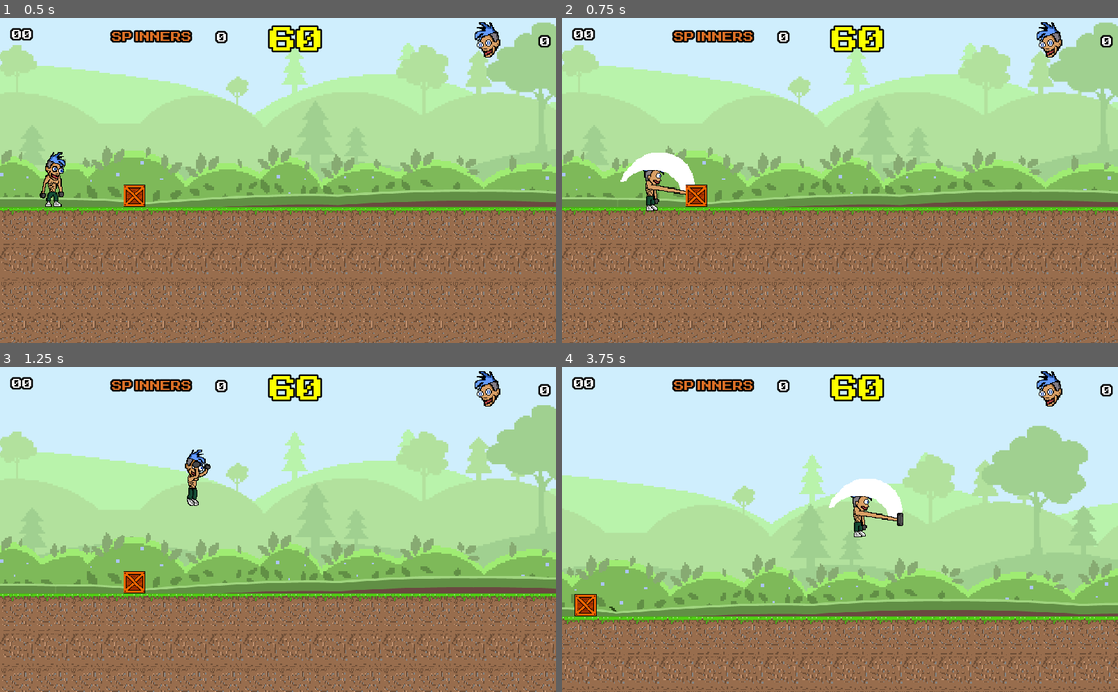
Above: before the commit, frames 1-4 (two rows, left to right).
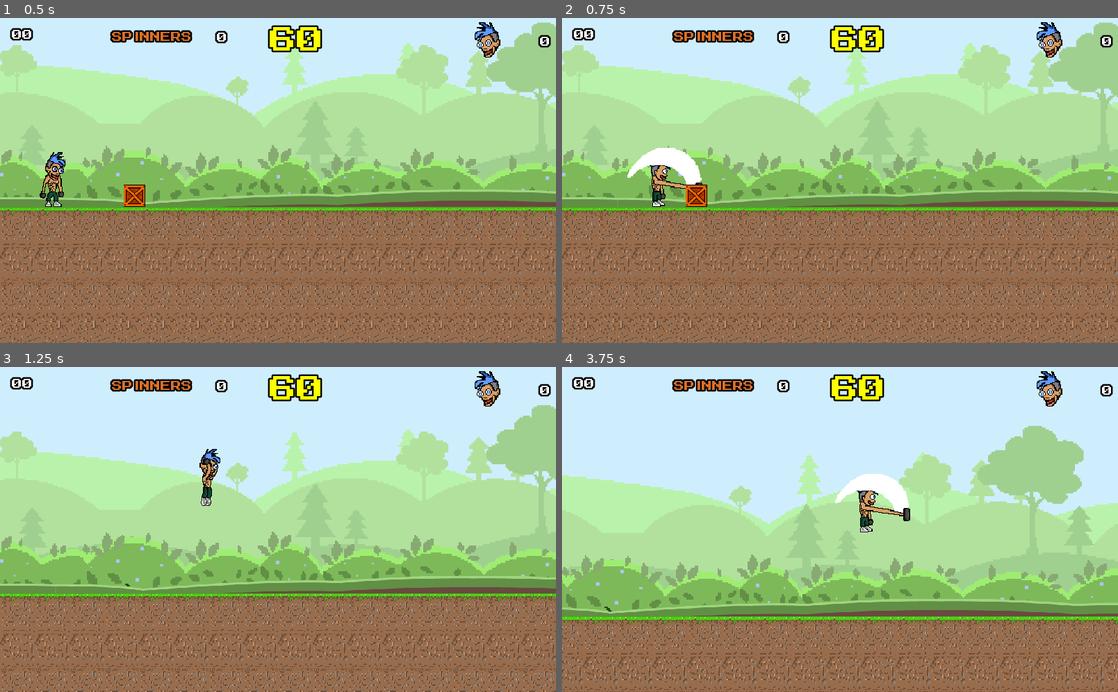
Above: after the commit, the same moments.

Repository: arthur-timoteo/defiant-eyes_game
Game: Godot game, scene res://fases/cena_fase01.tscn
Two runs of this game, one before a commit and one after it. Both use one fixed random seed, a clock stepped at 60 frames per second and the inputs below. This scene is started directly instead of the project's main scene. Sound files missing from this copy of the repository are replaced by a short silence.
Inputs:
- Up to frame 1 (0.5 s): no input
- Up to frame 2 (0.75 s): hold Right (ui_right) from 0.53 s (still down); tap D (ui_atq_marreta) at 0.6 s
- Up to frame 3 (1.25 s): keep holding Right (ui_right); tap Up (ui_up) at 0.77 s
- Up to frame 4 (3.75 s): tap D (ui_atq_marreta) every 0.75 s from 1.35 to 3.6 s; tap Up (ui_up) at 1.52, 3.02 s; release Right (ui_right) at 2.03 s; hold Left (ui_left) 2.03-2.78 s; hold Right (ui_right) from 2.78 s (still down)

Frame 1 is identical in both runs. In frame 2, 0.9% of the frame differs, in the area x 10-26%, y 39-60%; in frame 3, 1.0%; in frame 4, 15%, in the area x 0-100%, y 18-100%.

Commit message:
Character code and animation asjustments

Diff:
--- a/componentes/personagem.tscn
+++ b/componentes/personagem.tscn
@@ -52,6 +52,30 @@
 "update": 1,
 "values": [ Rect2( 136, 361, 38, 66 ), Rect2( 242, 361, 53, 66 ), Rect2( 363, 355, 92, 72 ), Rect2( 511, 365, 35, 62 ), Rect2( 632, 365, 28, 62 ) ]
 }
+tracks/1/type = "value"
+tracks/1/path = NodePath("Sprite:position")
+tracks/1/interp = 1
+tracks/1/loop_wrap = true
+tracks/1/imported = false
+tracks/1/enabled = true
+tracks/1/keys = {
+"times": PoolRealArray( 0, 0.05, 0.1, 0.2, 0.3 ),
+"transitions": PoolRealArray( 1, 1, 1, 1, 1 ),
+"update": 1,
+"values": [ Vector2( -3.97874, 0.0940902 ), Vector2( -11.5059, 0.0511367 ), Vector2( 8.11586, -3.17795 ), Vector2( 6.48846, 1.86798 ), Vector2( 3.08242, 1.91423 ) ]
+}
+tracks/2/type = "value"
+tracks/2/path = NodePath("CaixaAtaquePivo/AtaqueMarreta/CollisionShape2D:disabled")
+tracks/2/interp = 1
+tracks/2/loop_wrap = true
+tracks/2/imported = false
+tracks/2/enabled = true
+tracks/2/keys = {
+"times": PoolRealArray( 0.1, 0.2 ),
+"transitions": PoolRealArray( 1, 1 ),
+"update": 1,
+"values": [ false, true ]
+}
 
 [sub_resource type="Animation" id=4]
 resource_name = "ataque_spinner"
@@ -69,6 +93,18 @@
 "update": 1,
 "values": [ Rect2( 135, 509, 38, 66 ), Rect2( 269, 513, 37, 62 ), Rect2( 390, 513, 46, 62 ), Rect2( 510, 513, 52, 62 ) ]
 }
+tracks/1/type = "value"
+tracks/1/path = NodePath("Sprite:position")
+tracks/1/interp = 1
+tracks/1/loop_wrap = true
+tracks/1/imported = false
+tracks/1/enabled = true
+tracks/1/keys = {
+"times": PoolRealArray( 0, 0.05, 0.1, 0.2 ),
+"transitions": PoolRealArray( 1, 1, 1, 1 ),
+"update": 1,
+"values": [ Vector2( -3.97874, -0.0383408 ), Vector2( 6.12342, 1.92597 ), Vector2( 10.4262, 1.8792 ), Vector2( 10.4262, 1.8792 ) ]
+}
 
 [sub_resource type="Animation" id=5]
 loop = true
@@ -113,9 +149,13 @@
 "values": [ Rect2( 147, 239, 28, 68 ), Rect2( 271, 238, 27, 69 ), Rect2( 392, 237, 25, 70 ), Rect2( 513, 237, 25, 70 ), Rect2( 634, 238, 31, 69 ) ]
 }
 
+[sub_resource type="CapsuleShape2D" id=7]
+radius = 13.4264
+height = 36.2745
+
 [node name="Node2D" type="Node2D"]
 
-[node name="KinematicBody2D" type="KinematicBody2D" parent="."]
+[node name="Personagem" type="KinematicBody2D" parent="."]
 scale = Vector2( 3, 3 )
 collision_mask = 30
 script = ExtResource( 2 )
@@ -123,17 +163,23 @@
 "_edit_group_": true
 }
 
-[node name="Sprite" type="Sprite" parent="KinematicBody2D"]
-position = Vector2( 0.110394, 2.46641 )
+[node name="Sprite" type="Sprite" parent="Personagem"]
+position = Vector2( 10.4262, 1.8792 )
 texture = ExtResource( 1 )
 region_enabled = true
-region_rect = Rect2( 135, 509, 38, 66 )
-
-[node name="CollisionShape2D" type="CollisionShape2D" parent="KinematicBody2D"]
+region_rect = Rect2( 510, 513, 52, 62 )
+__meta__ = {
+"_edit_group_": true
+}
+
+[node name="CollisionShape2D" type="CollisionShape2D" parent="Personagem"]
 position = Vector2( 1.00635, 4.40294 )
 shape = SubResource( 1 )
-
-[node name="AnimationPlayer" type="AnimationPlayer" parent="KinematicBody2D"]
+__meta__ = {
+"_edit_group_": true
+}
+
+[node name="AnimationPlayer" type="AnimationPlayer" parent="Personagem"]
 autoplay = "parado"
 anims/andando = SubResource( 2 )
 anims/ataque_marreta = SubResource( 3 )
@@ -141,11 +187,11 @@
 anims/parado = SubResource( 5 )
 anims/pulando = SubResource( 6 )
 
-[node name="AudioStreamPlayer" type="AudioStreamPlayer" parent="KinematicBody2D"]
+[node name="AudioStreamPlayer" type="AudioStreamPlayer" parent="Personagem"]
 stream = ExtResource( 3 )
 volume_db = -20.0
 
-[node name="Camera2D" type="Camera2D" parent="KinematicBody2D"]
+[node name="Camera2D" type="Camera2D" parent="Personagem"]
 current = true
 limit_left = 0
 limit_top = 0
@@ -157,3 +203,19 @@
 drag_margin_bottom = 0.4
 editor_draw_limits = true
 editor_draw_drag_margin = true
+__meta__ = {
+"_edit_group_": true
+}
+
+[node name="CaixaAtaquePivo" type="Position2D" parent="Personagem"]
+
+[node name="AtaqueMarreta" type="Area2D" parent="Personagem/CaixaAtaquePivo"]
+collision_layer = 16
+collision_mask = 6
+
+[node name="CollisionShape2D" type="CollisionShape2D" parent="Personagem/CaixaAtaquePivo/AtaqueMarreta"]
+position = Vector2( 34.4611, -7.24181 )
+rotation = -0.436332
+scale = Vector2( 1, 1 )
+shape = SubResource( 7 )
+disabled = true
--- a/componentes/script_personagem.gd
+++ b/componentes/script_personagem.gd
@@ -21,9 +21,13 @@
 	movimentacao.x = 0
 	var direcao_movimento = int(Input.is_action_pressed("ui_right")) - int(Input.is_action_pressed("ui_left"))
 	movimentacao.x = velocidade * direcao_movimento
+	#$".".scale.x *= direcao_movimento if direcao_movimento != 0 else 1
 
 	if direcao_movimento != 0:
-		$Sprite.flip_h = false if direcao_movimento > 0 else true
+		if direcao_movimento < 0 && $".".get_transform().get_scale().y > 0:
+			$".".scale.x *= -1
+		elif direcao_movimento > 0 && $".".get_transform().get_scale().y < 0:
+			$".".scale.x *= -1
 
 	movimentacao = move_and_slide(movimentacao, ceu)
 
@@ -34,7 +38,7 @@
 
 	if Input.is_action_just_pressed("ui_atq_marreta") && !atacando1 &&!atacando2:
 		atacando1 = true
-		yield(get_tree().create_timer(0.2), "timeout")
+		yield(get_tree().create_timer(0.3), "timeout")
 		atacando1 = false
 
 	if Input.is_action_just_pressed("ui_atq_spinner") && !atacando2 &&!atacando1:
--- a/itens/Caixa01.tscn
+++ b/itens/Caixa01.tscn
@@ -6,11 +6,8 @@
 [sub_resource type="RectangleShape2D" id=1]
 extents = Vector2( 34.0001, 33.0715 )
 
-[sub_resource type="RectangleShape2D" id=2]
-extents = Vector2( 2.63907, 6.21786 )
-
-[sub_resource type="RectangleShape2D" id=3]
-extents = Vector2( 2.63907, 6.21786 )
+[sub_resource type="RectangleShape2D" id=6]
+extents = Vector2( 34.0001, 33.0715 )
 
 [sub_resource type="RectangleShape2D" id=4]
 extents = Vector2( 33.6758, 0.965233 )
@@ -45,6 +42,7 @@
 
 [node name="Caixa01" type="KinematicBody2D"]
 collision_layer = 4
+collision_mask = 17
 script = ExtResource( 2 )
 
 [node name="Sprite" type="Sprite" parent="."]
@@ -52,18 +50,17 @@
 texture = ExtResource( 1 )
 
 [node name="CollisionShape2D" type="CollisionShape2D" parent="."]
+visible = false
 position = Vector2( 0.00025177, 0.928671 )
 shape = SubResource( 1 )
 
-[node name="CollisionShape2D2" type="CollisionShape2D" parent="."]
-visible = false
-position = Vector2( -31.3603, -24.3826 )
-shape = SubResource( 2 )
+[node name="CaixaAtaque1" type="Area2D" parent="."]
+collision_layer = 4
+collision_mask = 16
 
-[node name="CollisionShape2D3" type="CollisionShape2D" parent="."]
-visible = false
-position = Vector2( 31.3581, -24.3831 )
-shape = SubResource( 3 )
+[node name="CollisionShape2D2" type="CollisionShape2D" parent="CaixaAtaque1"]
+position = Vector2( 0.00025177, 0.928671 )
+shape = SubResource( 6 )
 
 [node name="CaixaAtaque2" type="Area2D" parent="."]
 collision_layer = 16
@@ -75,4 +72,5 @@
 
 [node name="AnimationPlayer" type="AnimationPlayer" parent="."]
 anims/pisada = SubResource( 5 )
+[connection signal="area_entered" from="CaixaAtaque1" to="." method="personagem_pisou"]
 [connection signal="body_entered" from="CaixaAtaque2" to="." method="personagem_pisou"]
--- a/itens/script_caixa01.gd
+++ b/itens/script_caixa01.gd
@@ -16,5 +16,8 @@
 #	pass
 
 func personagem_pisou(body: Node) -> void:
-	$AnimationPlayer.play("pisada")
-	body.movimentacao.y -= 600
+	if body.name == "AtaqueMarreta":
+		queue_free()
+	elif body.name == "Personagem":
+		$AnimationPlayer.play("pisada")
+		body.movimentacao.y -= 600
Not shown: 1 places in componentes/personagem.tscn that only renumber resources
Not shown: 1 places in itens/Caixa01.tscn that only renumber resources
